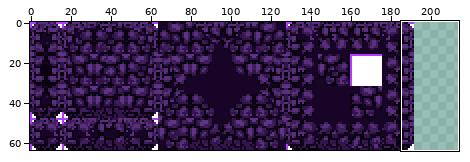
Two versions of one pixel-art file, Drillbird_sprites/Environment/tilemap_solid.aseprite. The picture above shows the old version from afar; the outline marks the close-up.
Close-up. Before the edit:
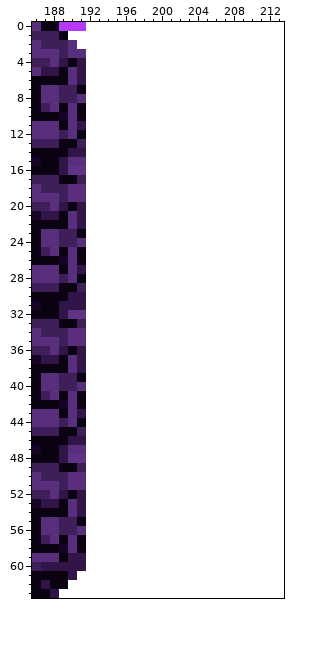
192x64 pixels, 1 frame. Shown: x 186..213, y 0..63. The old version is drawn lined up with the new one, on the new canvas. The wide view leaves out empty margins.
After the commit:
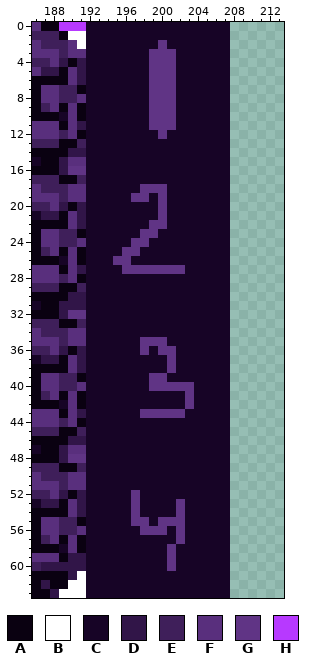
Palette (. is transparent): A #0a0111  B #ffffff  C #170426  D #311548  E #3f1f5a  F #592f7d  G #603485  H #b739ff
What changed:
canvas 192x64 -> 224x64
Colour C now appears in rows 0 to 1 at x 192 to 207; in row 2 at x 192 to 199 and 201 to 207; in rows 3 to 11 at x 192 to 198 and 202 to 207; in row 12 at x 192 to 199 and 201 to 207; in rows 13 to 17 at x 192 to 207; in row 18 at x 192 to 197 and 201 to 207.
Colour C now appears in row 19 at x 192 to 196, 199 and 201 to 207; in rows 20 to 21 at x 192 to 199 and 201 to 207; in row 22 at x 192 to 198 and 201 to 207; in row 23 at x 192 to 197 and 200 to 207; in row 24 at x 192 to 196 and 199 to 207; in row 25 at x 192 to 195 and 198 to 207.
Colour C now appears in row 26 at x 192 to 194 and 197 to 207; in row 27 at x 192 to 195 and 203 to 207; in rows 28 to 34 at x 192 to 207; in row 35 at x 192 to 197 and 201 to 207; in row 36 at x 192 to 197, 199 and 202 to 207; in rows 37 to 38 at x 192 to 200 and 202 to 207.
Colour C now appears in row 39 at x 192 to 198 and 201 to 207; in row 40 at x 192 to 198 and 204 to 207; in rows 41 to 42 at x 192 to 202 and 204 to 207; in row 43 at x 192 to 197 and 203 to 207; in rows 44 to 51 at x 192 to 207; in row 52 at x 192 to 196 and 198 to 207.
Colour C now appears in rows 53 to 54 at x 192 to 196, 198 to 201 and 203 to 207; in row 55 at x 192 to 196, 199 and 203 to 207; in row 56 at x 192 to 197, 201 and 203 to 207; in row 57 at x 192 to 201 and 203 to 207; in rows 58 to 60 at x 192 to 200 and 202 to 207; in rows 61 to 63 at x 192 to 207.
Colour G now appears in row 2 at x 200; in rows 3 to 11 at x 199 to 201; in row 12 at x 200; in row 18 at x 198 to 200; in row 19 at x 197 to 198 and 200; in rows 20 to 21 at x 200.
Colour G now appears in row 22 at x 199 to 200; in row 23 at x 198 to 199; in row 24 at x 197 to 198; in row 25 at x 196 to 197; in row 26 at x 195 to 196; in row 27 at x 196 to 202.
Colour G now appears in row 35 at x 198 to 200; in row 36 at x 198 and 200 to 201; in rows 37 to 38 at x 201; in row 39 at x 199 to 200; in row 40 at x 199 to 203; in rows 41 to 42 at x 203.
Colour G now appears in row 43 at x 198 to 202; in row 52 at x 197; in rows 53 to 54 at x 197 and 202; in row 55 at x 197 to 198 and 200 to 202; in row 56 at x 198 to 200 and 202; in row 57 at x 202.
Colour G now appears in rows 58 to 60 at x 201.
Where, in picture pixels (left, top, right, bottom), the same in both close-ups:
added: (86, 22, 230, 598)
